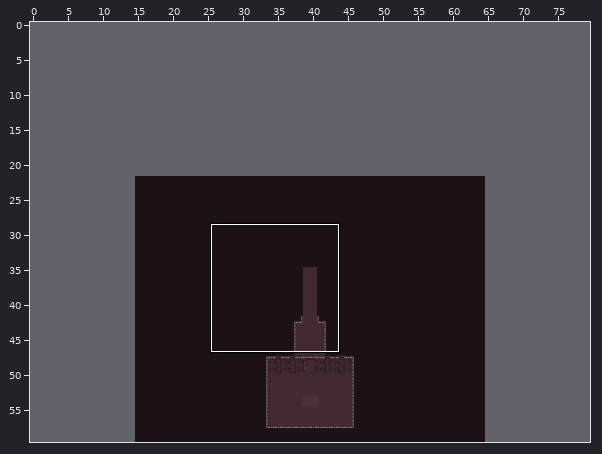
A Tiled map gets an edit: src/assets/Map.tmx. The picture above shows the old version from afar; the outline marks the close-up.
Close-up. As it was:
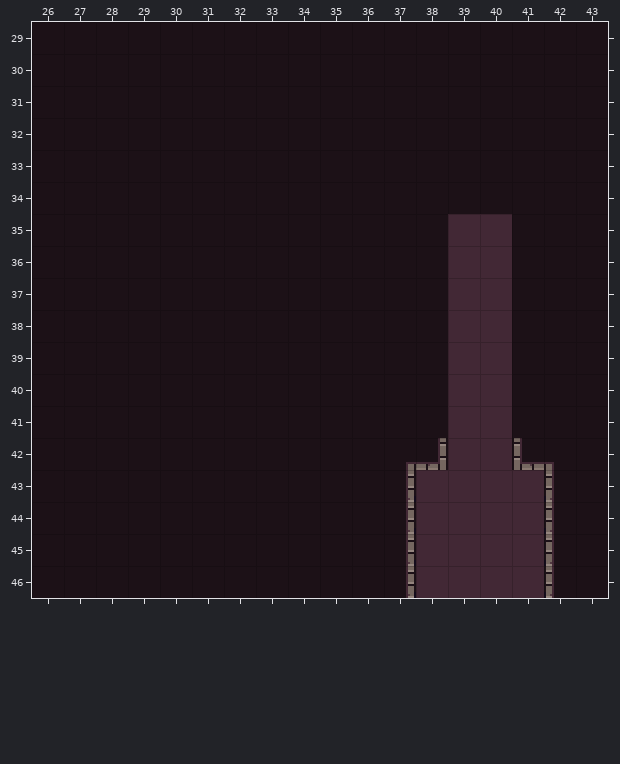
Cells are 16x16 px. Shown: x 26..43, y 29..46. The commit also changed other parts of the map, which this record leaves out. The old version is drawn lined up with the new one.
After the commit:
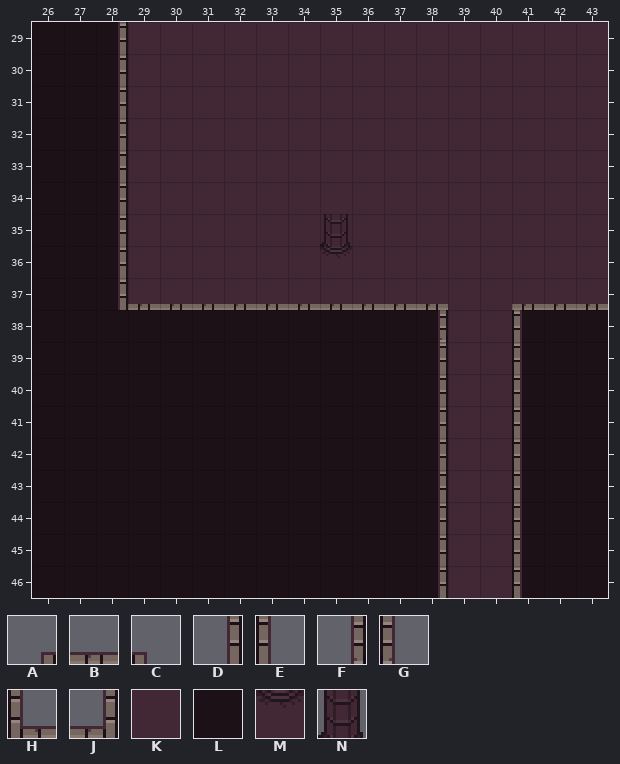
Key: from "0x72_16x16DungeonTileset_walls": A 0, B 1, C 2, D 16, E 18, F 32, G 34, H 35, J 36, K 114, L 129; from "Dungeon_tiles": M 86, N 205.
_ is an empty cell.
Difference:
map size 50x38 -> 80x60 cells (old content now starts at 15,22; both pictures use the new coordinates)
Layer "Floor":
Tile L gives way to one hidden under a higher layer in row 36 at x 35.
Tile L becomes tile K in rows 29 to 34 at x 29 to 43; in row 35 at x 29 to 38 and 41 to 43; in row 36 at x 29 to 34, 36 to 38 and 41 to 43; in row 37 at x 29 to 38 and 41 to 43.
Tile K becomes tile L in rows 43 to 46 at x 38 and 41.
Layer "Walls":
The author put tile B in row 37 at x 29 to 38 and 41 to 43.
Tile J becomes tile D in row 42 at x 38.
The author put tile D in rows 29 to 37 at x 28; in rows 39 to 41 at x 38; in rows 43 to 46 at x 38.
Tile H becomes tile E in row 42 at x 41.
The author put tile E in rows 38 to 41 at x 41; in rows 43 to 46 at x 41.
The author put tile F in row 38 at x 38.
The author cleared tile A in row 42 at x 37.
The author cleared tile C in row 42 at x 42.
The author cleared tile F in rows 43 to 46 at x 37.
The author cleared tile G in rows 43 to 46 at x 42.
Layer "Wall decorations":
The author put tile M in row 36 at x 35.
The author put tile N in row 35 at x 35.
Where, in picture pixels (left, top, right, bottom), the same in both close-ups:
changed: (118, 22, 608, 598)
